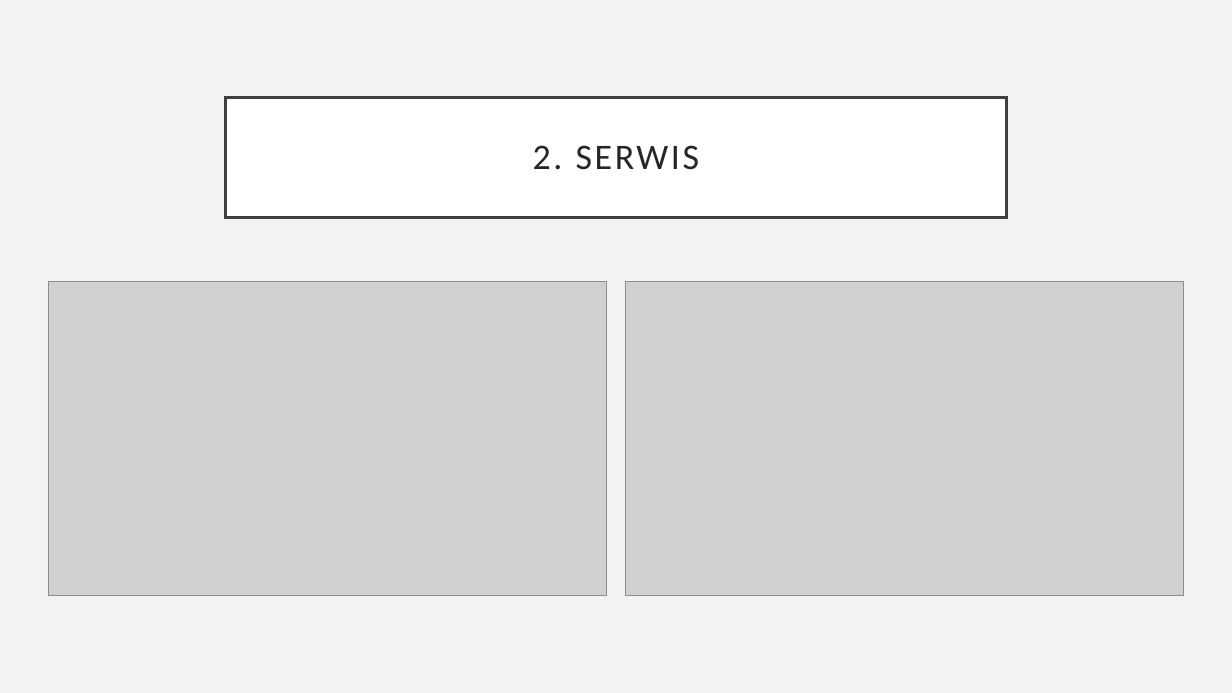
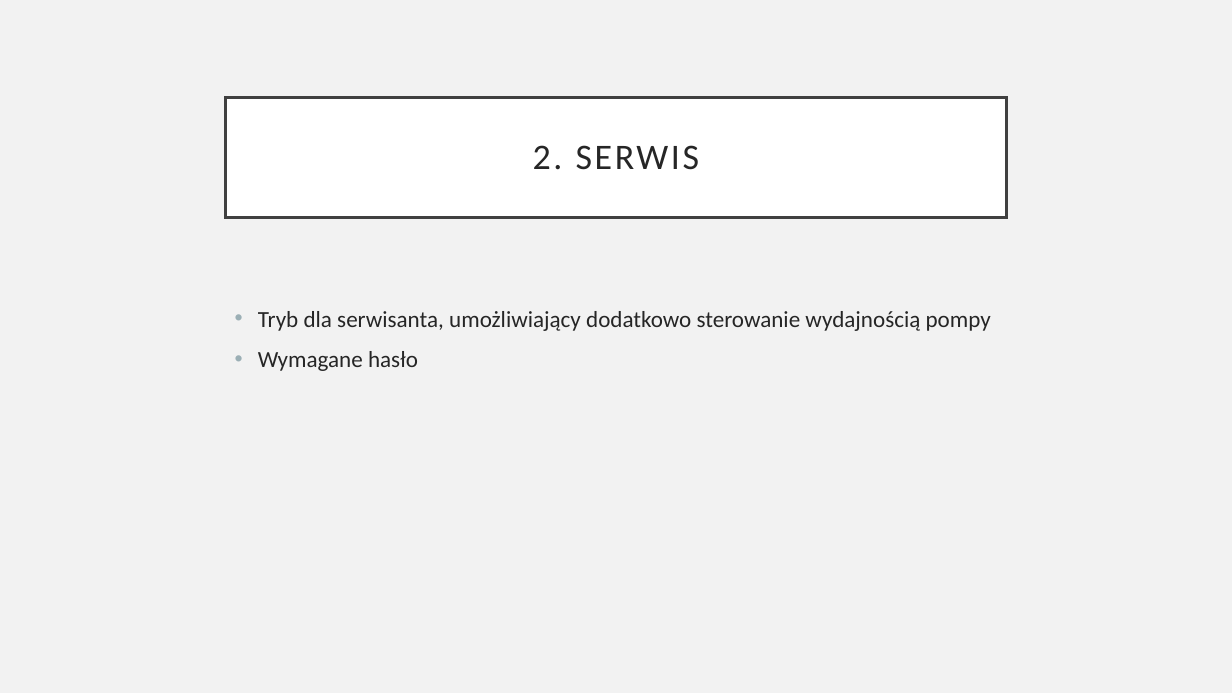
Before and after one commit to Acilya/sem6, a slide deck: slide 32 of projekt_zesp/Układ stabilizacji poziomu cieczy.pptx (slide 28 before the commit). Drawn at 1232x693 pixels with LibreOffice and Linux fonts; fonts in the diff are those of the drawing; grey boxes stand for pictures. Boxes give left, top, right and bottom in pixels: in the first picture for what was removed or moved away, otherwise in the second. Text is boxed around its words. In the diff, an @@ line names an element or a change of style, - is before the commit and + after.

```diff
--- a/projekt_zesp/Układ stabilizacji poziomu cieczy.pptx
+++ b/projekt_zesp/Układ stabilizacji poziomu cieczy.pptx
@@ picture removed at (48, 282, 606, 596) @@
@@ picture removed at (626, 282, 1184, 595) @@
@@ text added at (258, 311, 991, 371), 18 pt, text #262626 @@
+• Tryb dla serwisanta, umożliwiający dodatkowo sterowanie wydajnością pompy
+• Wymagane hasło
```
Also in this commit, not shown: 13 slides added, 4 slides removed, 1 other file.
